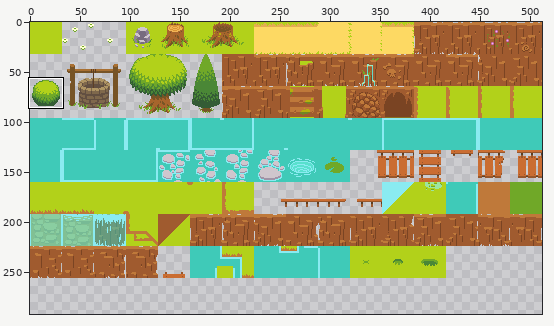
A sprite sheet gets an edit: Assets/Sprites/Tiles/Tilemaps/Tilemap_FoD.png. Above, an overview of the earlier version with the close-up marked.
Close-up. The starting point:
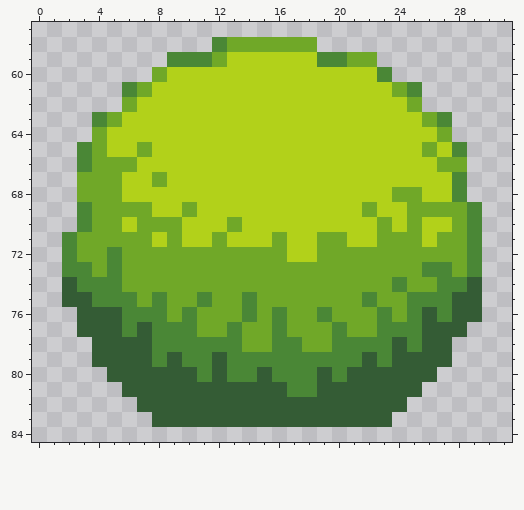
The file is 512x512 pixels. Shown: x 0..31, y 57..84. The wide view leaves out empty margins. The commit also changed other parts of the picture, which this record leaves out.
Once edited:
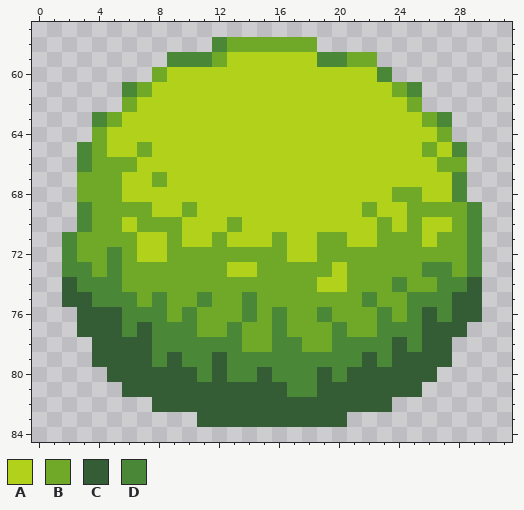
Palette (. is transparent): A #b2d11a  B #70a828  C #345c35  D #4a8736
The exact change:
Changed rows in their new state; - is an unchanged pixel.
first column x 7:
71 A-------------
72 AA------------
73 ------AA-----A
74 ------------AA
first column x 7:
82 .----------------.
83 -...----------...-
Changed places in both close-ups, as pixel boxes (x1, y1, x2, y2):
changed: (137, 232, 167, 262)
changed: (227, 262, 257, 277)
changed: (317, 262, 347, 292)
erased: (137, 397, 197, 427)
erased: (347, 397, 407, 427)
